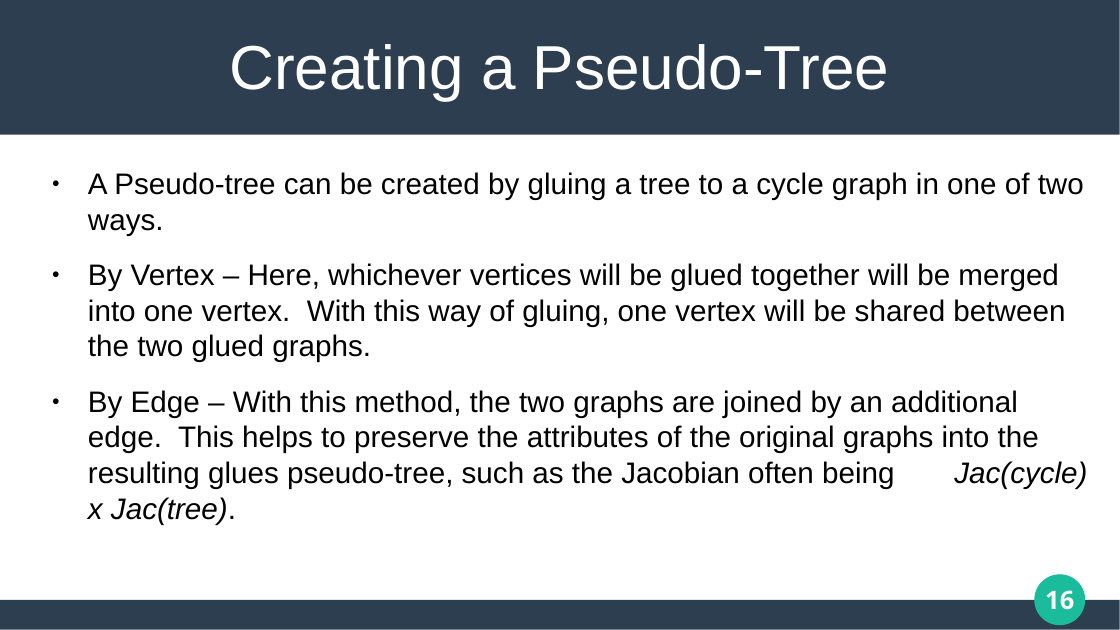
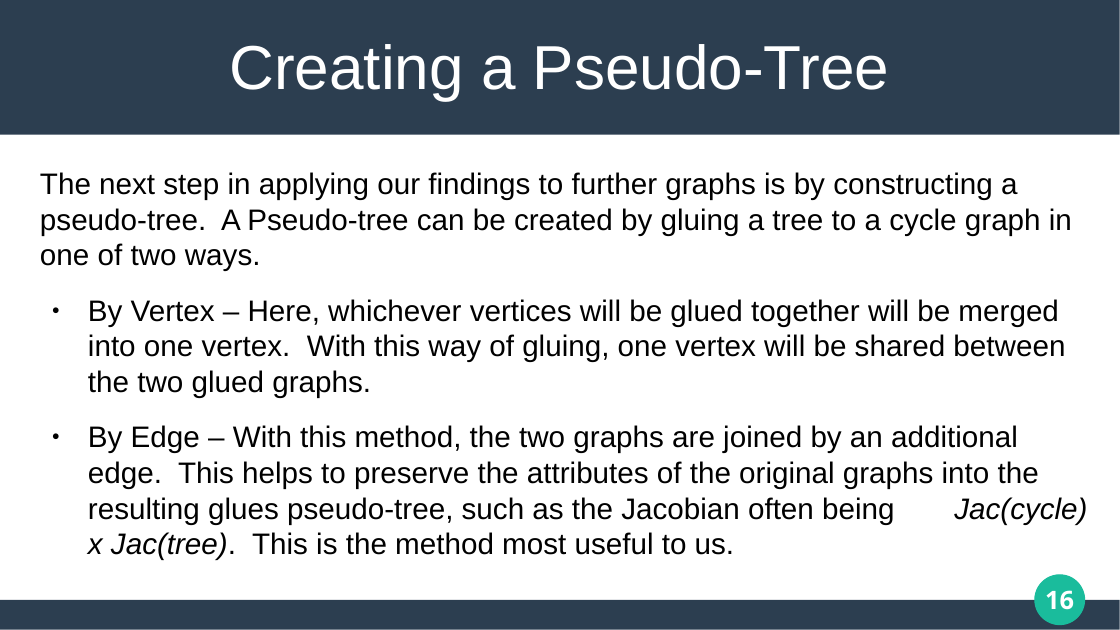
Before and after one commit to matthew-pisano/ChipFiring, a slide deck: slide 16 of Docs/SUREPresentation.pptx. Drawn at 1120x630 pixels with LibreOffice and Linux fonts; fonts in the diff are those of the drawing. Boxes give left, top, right and bottom in pixels: in the first picture for what was removed or moved away, otherwise in the second. Text is boxed around its words. In the diff, an @@ line names an element or a change of style, - is before the commit and + after.

```diff
--- a/Docs/SUREPresentation.pptx
+++ b/Docs/SUREPresentation.pptx
@@ text at bbox=[40, 172, 1072, 271]: text changed @@
-● A Pseudo-tree can be created by gluing a tree to a cycle graph in one of two ways.
+The next step in applying our findings to further graphs is by constructing a pseudo-tree. A Pseudo-tree can be created by gluing a tree to a cycle graph in one of two ways.
@@ text at bbox=[88, 425, 1087, 560]: text changed @@
-● By Edge – With this method, the two graphs are joined by an additional edge. This helps to preserve the attributes of the original graphs into the resulting glues pseudo-tree, such as the Jacobian often being Jac(cycle) x Jac(tree).
+● By Edge – With this method, the two graphs are joined by an additional edge. This helps to preserve the attributes of the original graphs into the resulting glues pseudo-tree, such as the Jacobian often being Jac(cycle) x Jac(tree). This is the method most useful to us.
```
Also in this commit, not shown: 13 other slides changed, 5 other files.
